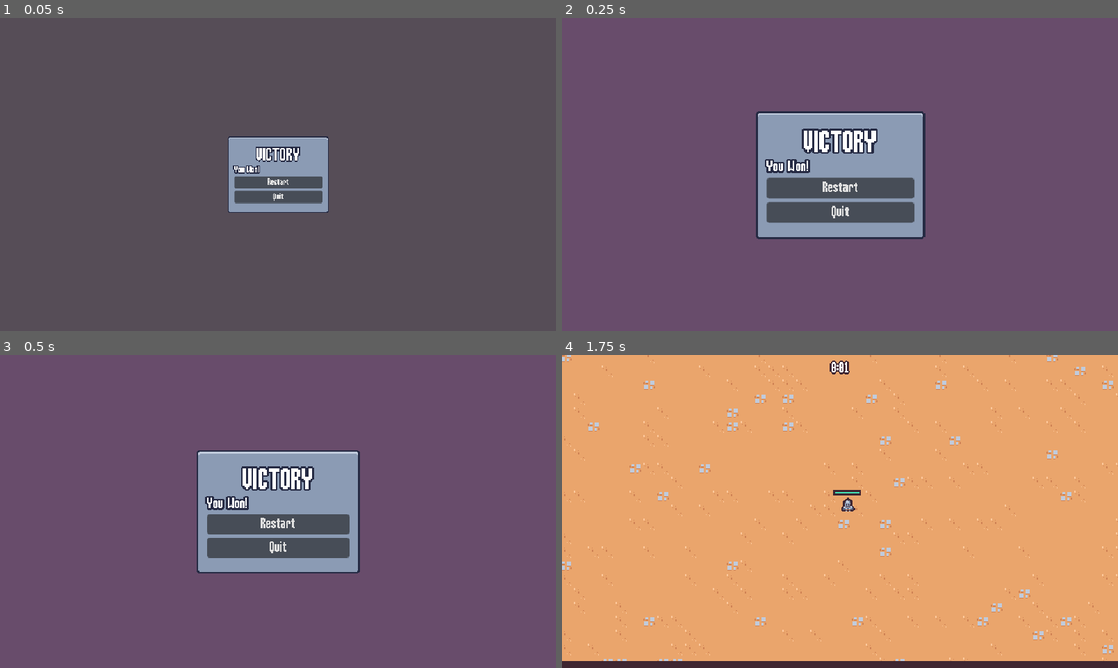
Above: before the commit, frames 1-4 (two rows, left to right).
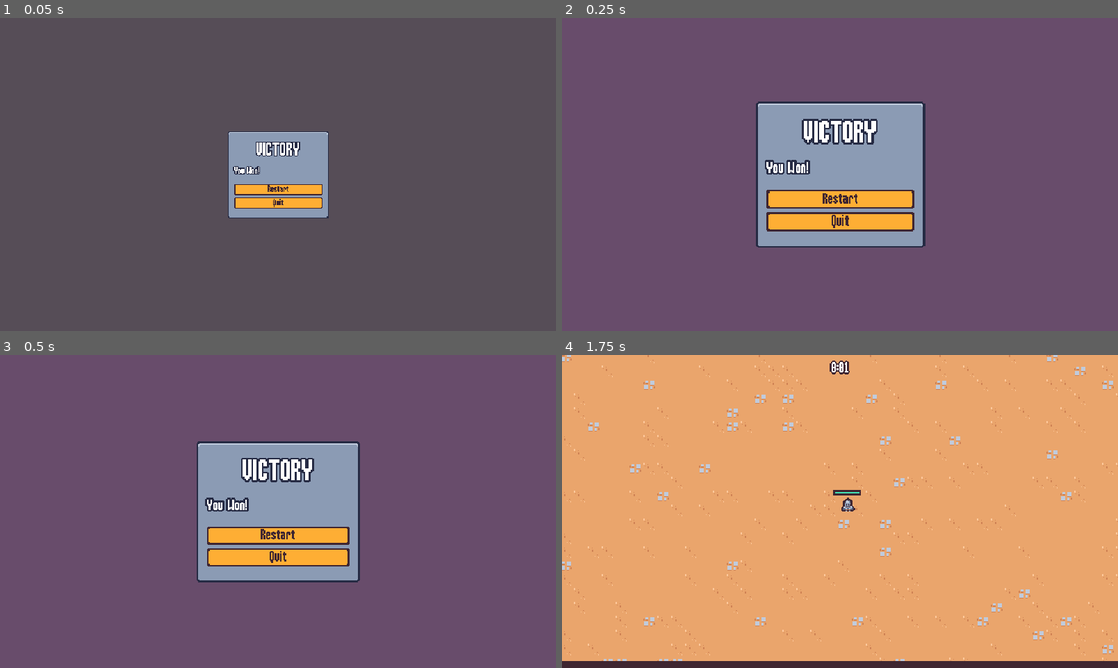
Above: after the commit, the same moments.

Repository: Yrainyw/2D-Survivors
Game: Godot game, scene res://Scenes/UI/end_screen.tscn
Two runs of this game, one before a commit and one after it. Both use one fixed random seed, a clock stepped at 60 frames per second and the inputs below. This scene is started directly instead of the project's main scene.
Inputs (mouse positions are in pixels of both pictures, inside the frame that each line leads up to):
- Up to frame 1 (0.05 s): no input
- Up to frame 2 (0.25 s): no input
- Up to frame 3 (0.5 s): no input
- Up to frame 4 (1.75 s): click "Restart" at 0.5 s; tap Enter at 1.25 s; move the mouse to (962, 495) at 1.27 s; press the mouse at (962, 495) at 1.28 s; hold D (move_right) from 1.28 s (still down)

The runs differ from the first frame. In frame 1, 2.8% of the frame differs, in the area x 41-60%, y 36-64%; in frame 2, 8.1%, in the area x 34-66%, y 26-74%; in frame 3, 7.5%; in frame 4, nothing differs.

Commit message:
Applying Styles to the Buttons

Diff:
--- a/Resources/Theme/theme.tres
+++ b/Resources/Theme/theme.tres
@@ -14,6 +14,32 @@
 texture_margin_right = 13.0
 texture_margin_bottom = 3.0
 region_rect = Rect2(16, 0, 16, 16)
+
+[sub_resource type="StyleBoxEmpty" id="StyleBoxEmpty_2myj8"]
+
+[sub_resource type="StyleBoxTexture" id="StyleBoxTexture_eb6tc"]
+texture = ExtResource("1_3ar4g")
+texture_margin_left = 3.0
+texture_margin_top = 3.0
+texture_margin_right = 3.0
+texture_margin_bottom = 3.0
+region_rect = Rect2(20, 20, 8, 8)
+
+[sub_resource type="StyleBoxTexture" id="StyleBoxTexture_lipnc"]
+texture = ExtResource("1_3ar4g")
+texture_margin_left = 3.0
+texture_margin_top = 3.0
+texture_margin_right = 3.0
+texture_margin_bottom = 3.0
+region_rect = Rect2(4, 20, 8, 8)
+
+[sub_resource type="StyleBoxTexture" id="StyleBoxTexture_peg4i"]
+texture = ExtResource("1_3ar4g")
+texture_margin_left = 3.0
+texture_margin_top = 3.0
+texture_margin_right = 3.0
+texture_margin_bottom = 3.0
+region_rect = Rect2(4, 20, 8, 8)
 
 [sub_resource type="StyleBoxTexture" id="StyleBoxTexture_bajoh"]
 texture = ExtResource("1_3ar4g")
@@ -31,6 +57,14 @@
 default_font_size = 16
 AlternatePanelContainer/base_type = &"PanelContainer"
 AlternatePanelContainer/styles/panel = SubResource("StyleBoxTexture_ri4ej")
+Button/colors/font_color = Color(0.247059, 0.14902, 0.192157, 1)
+Button/colors/font_focus_color = Color(0.247059, 0.14902, 0.192157, 1)
+Button/colors/font_hover_color = Color(0.741176, 0.423529, 0.290196, 1)
+Button/colors/font_pressed_color = Color(0.247059, 0.14902, 0.192157, 1)
+Button/styles/focus = SubResource("StyleBoxEmpty_2myj8")
+Button/styles/hover = SubResource("StyleBoxTexture_eb6tc")
+Button/styles/normal = SubResource("StyleBoxTexture_lipnc")
+Button/styles/pressed = SubResource("StyleBoxTexture_peg4i")
 Label/constants/line_spacing = 0
 PanelContainer/styles/panel = SubResource("StyleBoxTexture_bajoh")
 ProgressBar/styles/background = SubResource("StyleBoxFlat_nenr8")
--- a/Scenes/UI/end_screen.tscn
+++ b/Scenes/UI/end_screen.tscn
@@ -99,6 +99,7 @@
 
 [node name="VBoxContainer" type="VBoxContainer" parent="MarginContainer/PanelContainer/MarginContainer"]
 layout_mode = 2
+theme_override_constants/separation = 16
 
 [node name="TitleLabel" type="Label" parent="MarginContainer/PanelContainer/MarginContainer/VBoxContainer"]
 unique_name_in_owner = true
@@ -124,12 +125,15 @@
 theme_override_constants/outline_size = 8
 text = "You Won!"
 
-[node name="RestartButton" type="Button" parent="MarginContainer/PanelContainer/MarginContainer/VBoxContainer"]
+[node name="VBoxContainer" type="VBoxContainer" parent="MarginContainer/PanelContainer/MarginContainer/VBoxContainer"]
+layout_mode = 2
+
+[node name="RestartButton" type="Button" parent="MarginContainer/PanelContainer/MarginContainer/VBoxContainer/VBoxContainer"]
 unique_name_in_owner = true
 layout_mode = 2
 text = "Restart"
 
-[node name="QuitButton" type="Button" parent="MarginContainer/PanelContainer/MarginContainer/VBoxContainer"]
+[node name="QuitButton" type="Button" parent="MarginContainer/PanelContainer/MarginContainer/VBoxContainer/VBoxContainer"]
 unique_name_in_owner = true
 layout_mode = 2
 text = "Quit"
Not shown: 1 places in Resources/Theme/theme.tres that only renumber resources
